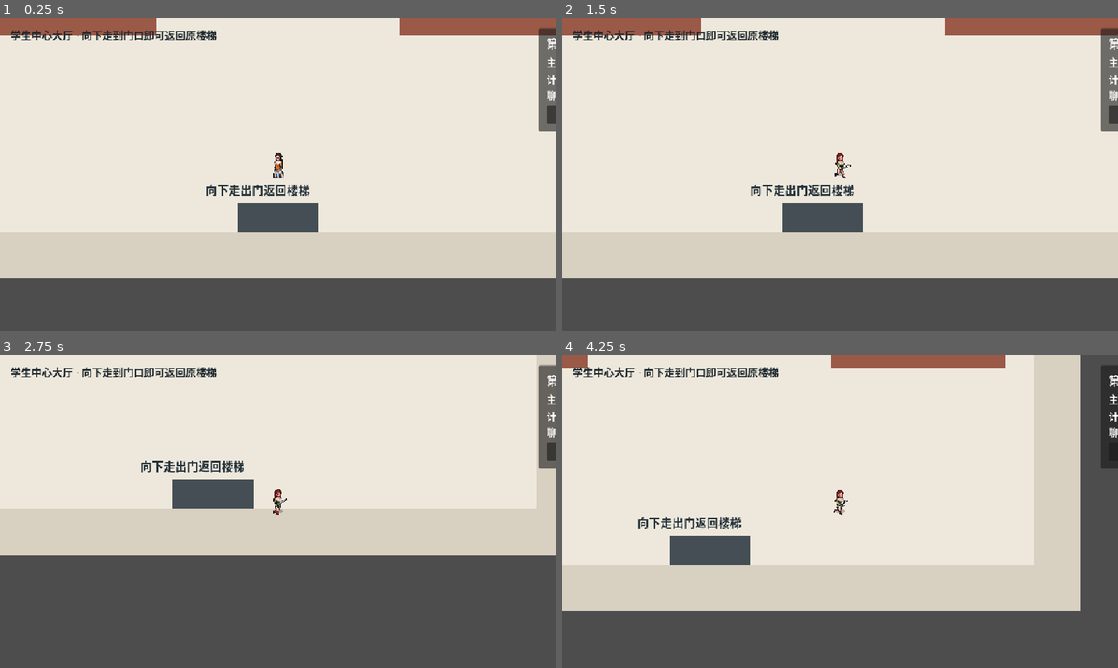
Above: before the commit, frames 1-4 (two rows, left to right).
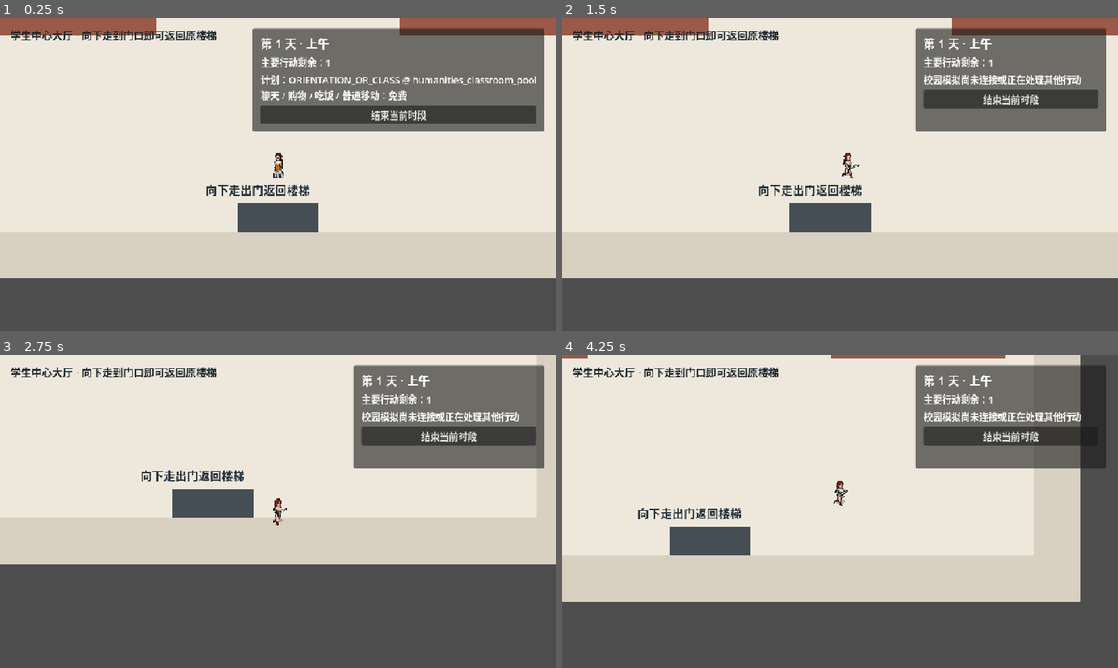
Above: after the commit, the same moments.

Repository: snappy716/LLM-simulate-society
Game: Godot game, scene res://scenes/debug/campus_lobby_test.tscn
Two runs of this game, one before a commit and one after it. Both use one fixed random seed, a clock stepped at 60 frames per second and the inputs below. This scene is started directly instead of the project's main scene.
Inputs (mouse positions are in pixels of both pictures, inside the frame that each line leads up to):
- Up to frame 1 (0.25 s): no input
- Up to frame 2 (1.5 s): click (962, 115) at 0.5 s, where only the run after the commit has a clickable "结束当前时段"; tap Enter at 1.25 s; move the mouse to (962, 158) at 1.27 s; hold D (move_right) from 1.28 s (still down); hold R (randomize_outfit) from 1.28 s (still down); click (962, 158) at 1.42 s
- Up to frame 3 (2.75 s): move the mouse to (166, 527) at 2.02 s; release D (move_right) at 2.03 s; release R (randomize_outfit) at 2.03 s; hold S (move_down) from 2.03 s (still down); tap Q (toggle_roster) at 2.1 s
- Up to frame 4 (4.25 s): move the mouse to (895, 442) at 2.77 s; release S (move_down) at 2.78 s; hold D (move_right) 2.78-3.53 s; hold I (toggle_trade) 2.78-3.53 s; move the mouse to (812, 574) at 3.52 s; hold W (move_up) from 3.53 s (still down); tap Z at 3.6 s; click (812, 574) at 3.67 s

The runs differ from the first frame. In frame 1, 17% of the frame differs, in the area x 45-100%, y 3-37%; in frame 2, 12%; in frame 3, 18%; in frame 4, 19%, in the area x 0-100%, y 1-82%.

Commit message:
fix: make campus graybox editor-playable

Diff:
--- a/game/scenes/debug/campus_lobby_test.tscn
+++ b/game/scenes/debug/campus_lobby_test.tscn
@@ -11,9 +11,6 @@
 
 [node name="Player" parent="." instance=ExtResource("2_player")]
 position = Vector2(640, 540)
-
-[node name="Camera2D" type="Camera2D" parent="Player"]
-enabled = true
 
 [node name="StudentCenterInsideArrival" parent="." instance=ExtResource("4_anchor")]
 position = Vector2(640, 535)
--- a/game/scenes/debug/campus_navigation_test.tscn
+++ b/game/scenes/debug/campus_navigation_test.tscn
@@ -13,10 +13,6 @@
 
 [node name="Player" parent="." instance=ExtResource("2_player")]
 position = Vector2(740, 610)
-
-[node name="Camera2D" type="Camera2D" parent="Player"]
-position = Vector2(0, -20)
-enabled = true
 
 [node name="NpcMovementLayer" type="Node2D" parent="."]
 script = ExtResource("6_npc_movement")
--- a/game/scenes/ui/campus_phase_debug_panel.tscn
+++ b/game/scenes/ui/campus_phase_debug_panel.tscn
@@ -3,10 +3,14 @@
 [ext_resource type="Script" path="res://scripts/ui/campus_phase_debug_panel.gd" id="1_panel"]
 
 [node name="CampusPhaseDebugPanel" type="PanelContainer"]
-offset_left = 930.0
+anchors_preset = 1
+anchor_left = 1.0
+anchor_right = 1.0
+offset_left = -350.0
 offset_top = 18.0
-offset_right = 1260.0
+offset_right = -20.0
 offset_bottom = 196.0
+grow_horizontal = 0
 script = ExtResource("1_panel")
 
 [node name="Margin" type="MarginContainer" parent="."]
--- a/game/scripts/world/campus_lobby_graybox.gd
+++ b/game/scripts/world/campus_lobby_graybox.gd
@@ -5,6 +5,9 @@
 
 
 func _ready() -> void:
+	var camera := get_node_or_null("Player/Camera2D") as Camera2D
+	if camera != null:
+		camera.enabled = true
 	var navigation := get_node("/root/CampusNavigation")
 	navigation.call("register_presentation_scene", "campus_outdoor", OUTDOOR_SCENE)
 	navigation.call("register_presentation_scene", "interior_building_lobby", LOBBY_SCENE)
--- a/game/scripts/world/campus_navigation_graybox.gd
+++ b/game/scripts/world/campus_navigation_graybox.gd
@@ -5,6 +5,12 @@
 
 
 func _ready() -> void:
+	var camera := get_node_or_null("Player/Camera2D") as Camera2D
+	if camera != null:
+		# Keep the player low in frame so the next campus region, building
+		# entrances, and NPC traffic at the boundary are visible ahead.
+		camera.position = Vector2(0, -180)
+		camera.enabled = true
 	var navigation := get_node("/root/CampusNavigation")
 	navigation.call("register_presentation_scene", "campus_outdoor", OUTDOOR_SCENE)
 	navigation.call("register_presentation_scene", "interior_building_lobby", LOBBY_SCENE)
--- a/game/tools/generate_full_city_orthographic_blueprint.gd
+++ b/game/tools/generate_full_city_orthographic_blueprint.gd
@@ -160,7 +160,7 @@
 			svg += _text(MARGIN - 35, position + 15, str(coordinate), 14)
 
 	for boundary in [32, 64]:
-		var position := MARGIN + boundary * CELL
+		var position: int = MARGIN + int(boundary) * CELL
 		svg += '<line x1="%d" y1="%d" x2="%d" y2="%d" stroke="#ffd166" stroke-width="5"/>' % [position, MARGIN, position, MARGIN + MAP_SIZE * CELL]
 		svg += '<line x1="%d" y1="%d" x2="%d" y2="%d" stroke="#ffd166" stroke-width="5"/>' % [MARGIN, position, MARGIN + MAP_SIZE * CELL, position]
 
Not shown, changed: tests/test_godot_campus_navigation.py
